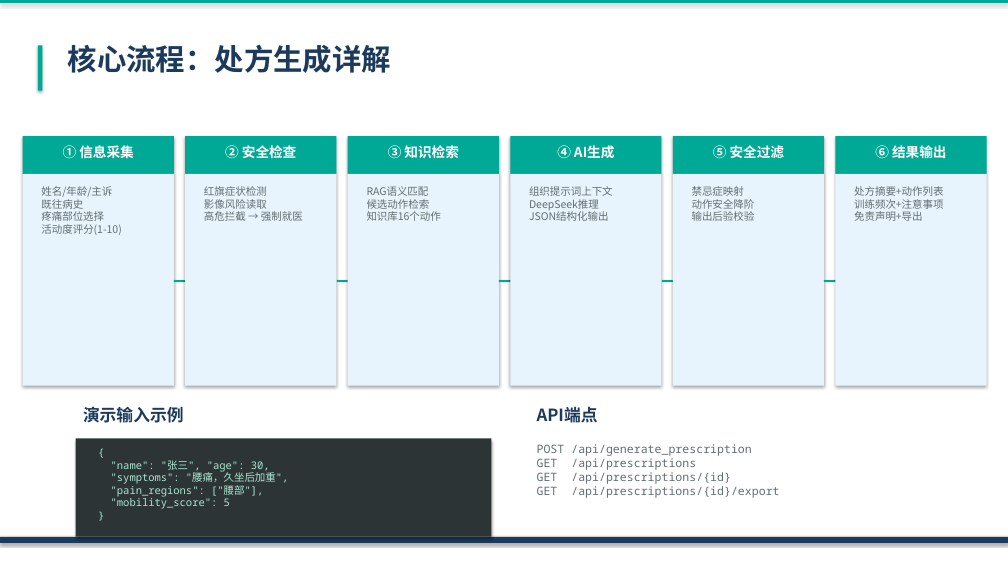
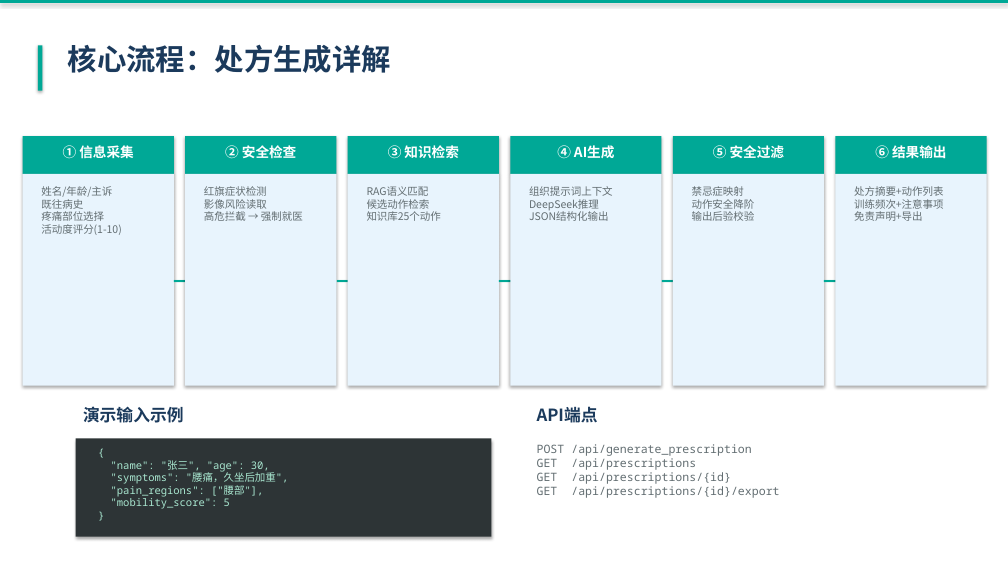
Before and after one commit to beadeepr/Kangjian-Atlas-LLM-Powered-Personalized-Exercise-Rehabilitation-Prescription-System, a slide deck: slide 19 of 康健图谱_演示PPT.pptx (slide 20 before the commit). Drawn at 1008x567 pixels with LibreOffice and Linux fonts; fonts in the diff are those of the drawing. Boxes give left, top, right and bottom in pixels: in the first picture for what was removed or moved away, otherwise in the second. Text is boxed around its words. In the diff, an @@ line names an element or a change of style, - is before the commit and + after.

```diff
--- a/康健图谱_演示PPT.pptx
+++ b/康健图谱_演示PPT.pptx
@@ text at bbox=[367, 186, 441, 221]: text changed @@
-RAG语义匹配
-候选动作检索
-知识库16个动作
+RAG语义匹配
+候选动作检索
+知识库25个动作
@@ rectangle removed at bbox=[0, 537, 1008, 543] @@
```
Also in this commit, not shown: 21 other slides changed, 1 slide removed.
